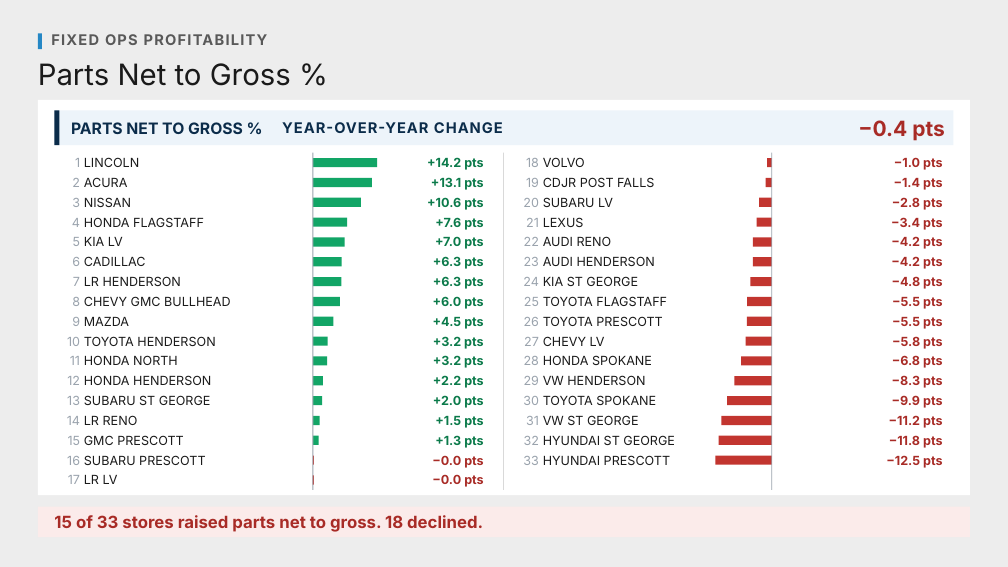
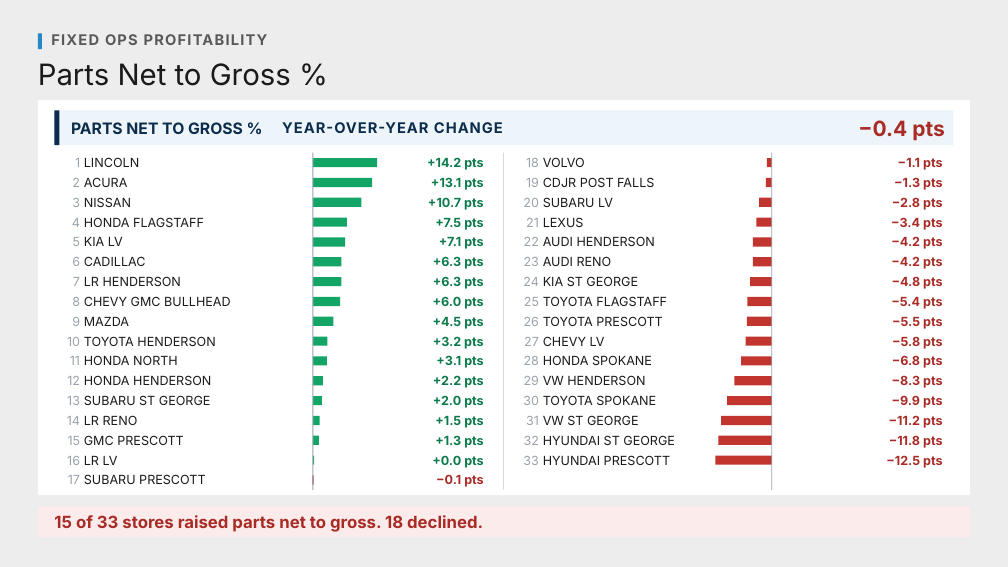
Before and after one commit to Ndresner/Noah, a slide deck: slide 39 of day2-deck/decks/Fixed Ops - Day 2 Example Test Deck.pptx. Drawn at 1008x567 pixels with LibreOffice and Linux fonts; fonts in the diff are those of the drawing. Boxes give left, top, right and bottom in pixels: in the first picture for what was removed or moved away, otherwise in the second. Text is boxed around its words. In the diff, an @@ line names an element or a change of style, - is before the commit and + after.

```diff
--- a/day2-deck/decks/Fixed Ops - Day 2 Example Test Deck.pptx
+++ b/day2-deck/decks/Fixed Ops - Day 2 Example Test Deck.pptx
@@ text at (894, 177, 942, 190): text changed @@
-−1.4 pts
+−1.3 pts
@@ text at (898, 158, 943, 170): text changed @@
-−1.0 pts
+−1.1 pts
@@ text at (428, 197, 484, 210): text changed @@
-+10.6 pts
++10.7 pts
@@ text at (435, 218, 484, 230): text changed @@
-+7.6 pts
++7.5 pts
@@ text at (439, 237, 484, 249): text changed @@
-+7.0 pts
++7.1 pts
@@ text at (543, 236, 655, 246): text changed @@
-AUDI RENO
+AUDI HENDERSON
@@ text at (543, 256, 612, 266): text changed @@
-AUDI HENDERSON
+AUDI RENO
@@ text at (891, 297, 943, 309): text changed @@
-−5.5 pts
+−5.4 pts
@@ text at (436, 355, 484, 368): text changed @@
-+3.2 pts
++3.1 pts
@@ text "SUBARU PRESCOTT": place and size @@
-text "SUBARU PRESCOTT" at (84, 455, 205, 465)
+text "SUBARU PRESCOTT" at (84, 474, 205, 484)
@@ text "LR LV": place and size @@
-text "LR LV" at (84, 475, 118, 484)
+text "LR LV" at (84, 456, 118, 465)
@@ rectangle at (313, 456, 314, 465): fill #C2352F to #12A566 @@
@@ text at (432, 455, 483, 468): text changed; text colour #A82B26 to #0B7A4A @@
-−0.0 pts
++0.0 pts
@@ text at (436, 474, 484, 487): text changed @@
-−0.0 pts
+−0.1 pts
```
Also in this commit, not shown: 74 other slides changed, 52 other files.
